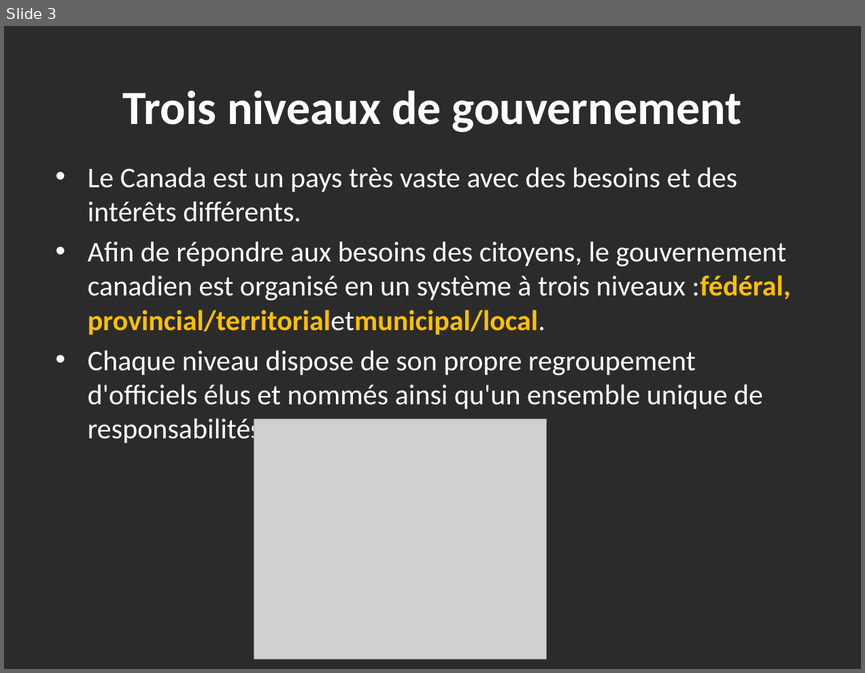
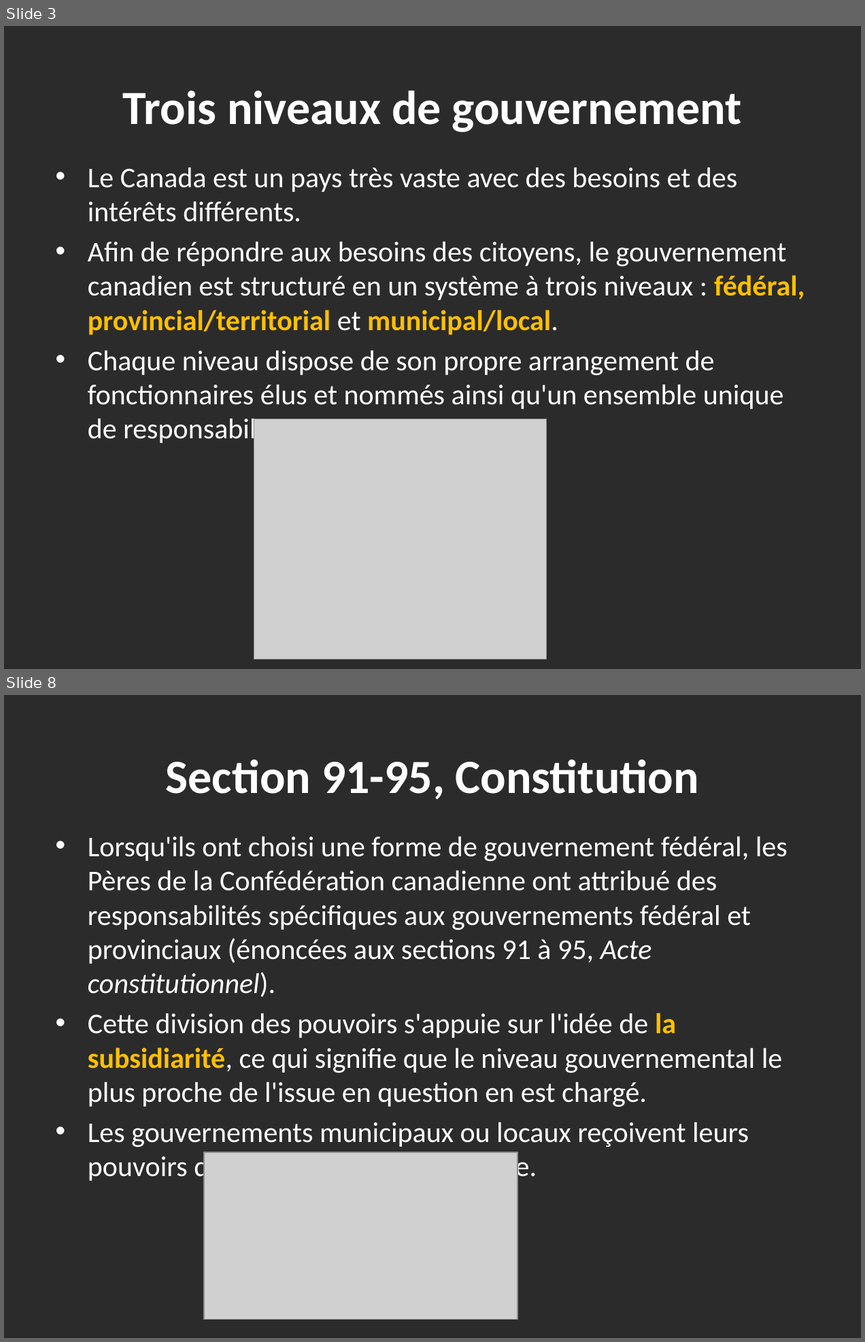
Before and after one commit to haomengqi00709/TranslationAPP, a slide deck: Output_ppt/PPT-3-Government-in-Canada1 (1)_fr_new.pptx. Shown one above the other, each under a label of ours: slide 3 before the commit, slides 3 and 8 after it; the slides between them are not shown. The pictures are 865x673 and 865x1342 pixels, drawn with LibreOffice and Linux fonts; fonts in the diff are those of the drawing; grey boxes stand for pictures; background and template pictures are left out; a plain dark background stands for a picture behind light text. Boxes give left, top, right and bottom in pixels: in the first picture for what was removed or moved away, otherwise in the second. Text is boxed around its words. In the diff, an @@ line names an element or a change of style, - is before the commit and + after.

```diff
--- a/Output_ppt/PPT-3-Government-in-Canada1 (1)_fr_new.pptx
+++ b/Output_ppt/PPT-3-Government-in-Canada1 (1)_fr_new.pptx
@@ slide 8 added at [4,695,861,1338], background picture (left out) @@
@@ title added at [166,760,699,800], 40 pt, text #FFFFFF, bold @@
+Section 91-95, Constitution
@@ text added at [88,836,787,1184], 24 pt, text #FFFFFF @@
+• Lorsqu'ils ont choisi une forme de gouvernement fédéral, les Pères de la Confédération canadienne ont attribué des responsabilités spécifiques aux gouvernements fédéral et provinciaux (énoncées aux sections 91 à 95, Acte constitutionnel).
+• Cette division des pouvoirs s'appuie sur l'idée de la subsidiarité, ce qui signifie que le niveau gouvernemental le plus proche de l'issue en question en est chargé.
+• Les gouvernements municipaux ou locaux reçoivent leurs pouvoirs de leur province ou territoire.
@@ picture added at [204,1152,517,1319] @@
@@ slide 3 changed as well @@
@@ text at [88,242,804,446]: text changed @@
-• Afin de répondre aux besoins des citoyens, le gouvernement canadien est organisé en un système à trois niveaux :fédéral, provincial/territorialetmunicipal/local.
-• Chaque niveau dispose de son propre regroupement d'officiels élus et nommés ainsi qu'un ensemble unique de responsabilités.
+• Afin de répondre aux besoins des citoyens, le gouvernement canadien est structuré en un système à trois niveaux : fédéral, provincial/territorial et municipal/local.
+• Chaque niveau dispose de son propre arrangement de fonctionnaires élus et nommés ainsi qu'un ensemble unique de responsabilités.
```
Also in this commit, not shown: 2 other slides changed, 6 other slides added, 21 other files.
